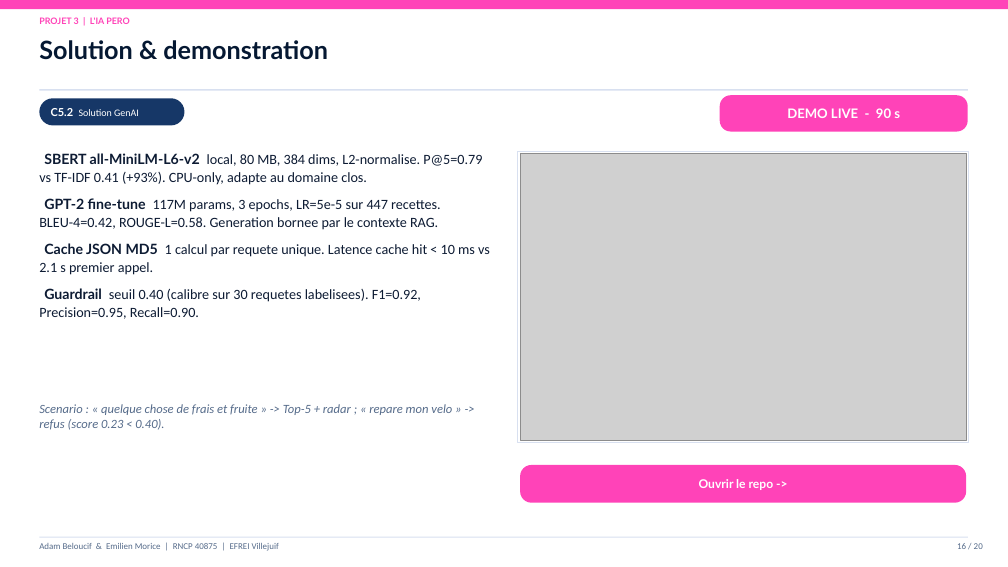
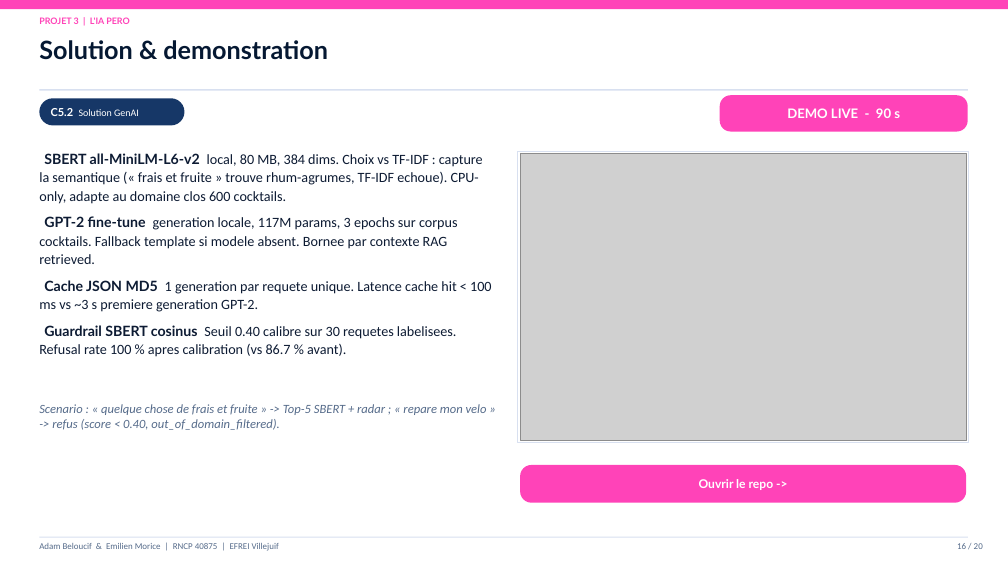
Before and after one commit to Adam-Blf/Soutenance-M1, a slide deck: slide 16 of Soutenance_Bloc1-2_Adam_Emilien.pptx. Drawn at 1008x567 pixels with LibreOffice and Linux fonts; fonts in the diff are those of the drawing; grey boxes stand for pictures. Boxes give left, top, right and bottom in pixels: in the first picture for what was removed or moved away, otherwise in the second. Text is boxed around its words. In the diff, an @@ line names an element or a change of style, - is before the commit and + after.

Commit message:
fix: jury info + data corrections (GPT-2, JSON cache, guardrail 0.40, 1280 cocktails) (#8)
* fix: correct cocktail count 483 (dedup), guardrail 0.40, GPT-2 not Gemini

* fix: add jury info (Jury5 K006 2jul 9h) + correct GPT-2/JSON/0.40 in build_pptx

```diff
--- a/Soutenance_Bloc1-2_Adam_Emilien.pptx
+++ b/Soutenance_Bloc1-2_Adam_Emilien.pptx
@@ text at <box>39,153,491,357</box>: text changed @@
-SBERT all-MiniLM-L6-v2 local, 80 MB, 384 dims, L2-normalise. P@5=0.79 vs TF-IDF 0.41 (+93%). CPU-only, adapte au domaine clos.
-GPT-2 fine-tune 117M params, 3 epochs, LR=5e-5 sur 447 recettes. BLEU-4=0.42, ROUGE-L=0.58. Generation bornee par le contexte RAG.
-Cache JSON MD5 1 calcul par requete unique. Latence cache hit < 10 ms vs 2.1 s premier appel.
-Guardrail seuil 0.40 (calibre sur 30 requetes labelisees). F1=0.92, Precision=0.95, Recall=0.90.
+SBERT all-MiniLM-L6-v2 local, 80 MB, 384 dims. Choix vs TF-IDF : capture la semantique (« frais et fruite » trouve rhum-agrumes, TF-IDF echoue). CPU-only, adapte au domaine clos 600 cocktails.
+GPT-2 fine-tune generation locale, 117M params, 3 epochs sur corpus cocktails. Fallback template si modele absent. Bornee par contexte RAG retrieved.
+Cache JSON MD5 1 generation par requete unique. Latence cache hit < 100 ms vs ~3 s premiere generation GPT-2.
+Guardrail SBERT cosinus Seuil 0.40 calibre sur 30 requetes labelisees. Refusal rate 100 % apres calibration (vs 86.7 % avant).
@@ text at <box>39,404,487,430</box>: text changed @@
-Scenario : « quelque chose de frais et fruite » -> Top-5 + radar ; « repare mon velo » -> refus (score 0.23 < 0.40).
+Scenario : « quelque chose de frais et fruite » -> Top-5 SBERT + radar ; « repare mon velo » -> refus (score < 0.40, out_of_domain_filtered).
```
Also in this commit, not shown: 7 other slides changed, 1 other file.
